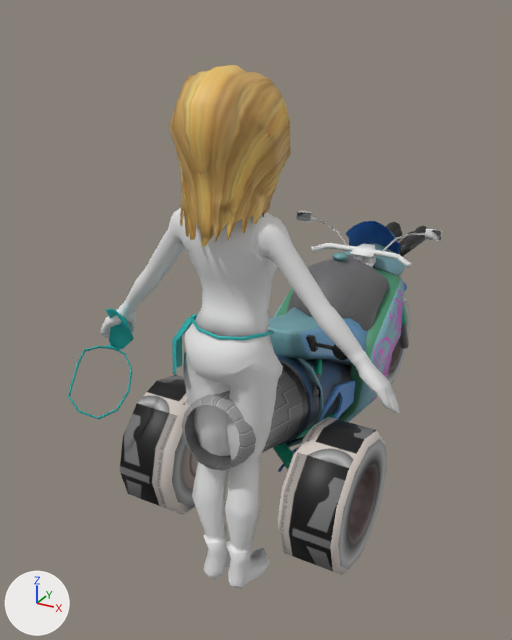
Before and after pictures for a commit that changed the Blender file media/trunk/karts/sara_the_racer/sara_the_racer.blend.
Rendered twice from a camera (50 mm lens) standing at (0.719, -1.695, 1.159) and looking at (-0.163, -0.091, 0.357). Every picture has the same lights, and +X, +Y and +Z are marked at lower left. The first picture is the older version.
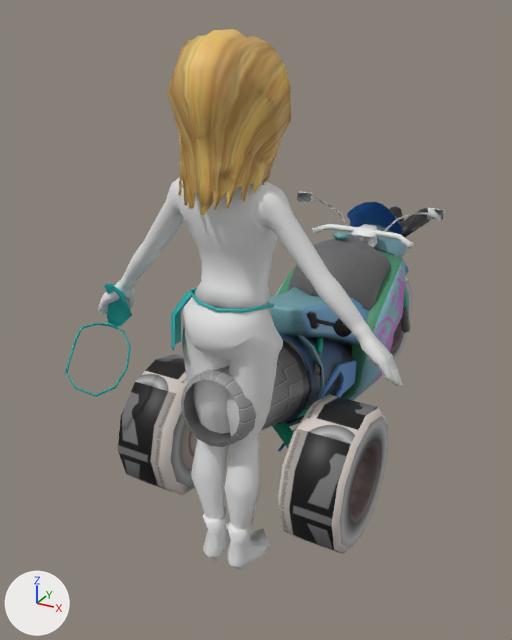
The edits, one by one:
Object 'light_holder' (ob_light_holder) moves from (0.0, 0.453, 0.09) to (0.0, 0.453, 0.151).
Object 'bike' (ob_bike) moves from (0.0, 0.453, 0.09) to (0.0, 0.453, 0.151).
Object 'Circle.005' (ob_circle_005) moves from (0.0, 0.482, 0.097) to (0.0, 0.482, 0.159).
Object 'headlight_2' (ob_headlight_2) moves from (-0.043, 0.479, 0.414) to (-0.043, 0.479, 0.471).
Object 'headlight_1' (ob_headlight_1) moves from (0.043, 0.479, 0.414) to (0.043, 0.479, 0.478).
Object 'Circle.006' (ob_circle_006) moves from (0.0, 0.482, 0.097) to (0.0, 0.482, 0.171).
Object 'Circle.003' (ob_circle_003) moves from (0.144, -0.403, 0.11) to (0.144, -0.403, 0.171).
Object 'Circle.002' (ob_circle_002) moves from (-0.144, -0.403, 0.11) to (-0.144, -0.403, 0.171).
Object 'Circle.004' (ob_circle_004) moves from (0.0, 0.0, 0.0) to (0.0, 0.0, 0.061).
Object 'Circle' (ob_circle) moves from (0.0, 0.0, 0.0) to (0.0, 0.0, 0.061).
Object 'Plane.003' (ob_plane_003) moves from (0.0, 0.0, 0.028) to (0.0, 0.0, 0.089).
Object 'Plane.022' (ob_plane_022) moves from (0.0, 0.0, 0.028) to (0.0, 0.0, 0.089).
Object 'handbar' (ob_handbar) moves from (0.0, 0.0, 0.0) to (0.0, 0.0, 0.061).

Where the change shows, as pixel boxes (x1, y1, x2, y2) in the pictures (512 x 640 px):
'Plane.022', moved: before (100, 207, 400, 590); after (98, 177, 402, 570)
'bike', moved: before (182, 221, 407, 472); after (181, 202, 409, 452)
'Plane.003', moved: before (169, 65, 291, 247); after (167, 29, 291, 215)
'Circle.003', moved: before (277, 417, 386, 575); after (278, 395, 388, 554)
'Circle.002', moved: before (120, 375, 198, 515); after (118, 355, 197, 495)
'handbar', moved: before (297, 211, 442, 268); after (297, 191, 445, 249)
'Circle.004', moved: before (68, 308, 134, 419); after (65, 283, 132, 397)
'Circle', moved: before (172, 314, 274, 375); after (171, 288, 274, 351)
'Circle.005', moved (mostly hidden): before (273, 299, 409, 469); after (272, 283, 410, 448)
'headlight_1', moved: before (332, 226, 427, 360); after (333, 208, 430, 337)
'light_holder', moved: before (345, 243, 405, 276); after (347, 224, 407, 257)
'Circle.006', moved: before (387, 295, 410, 384); after (390, 275, 412, 363)
'headlight_2', moved (mostly hidden): before (386, 222, 403, 241); after (389, 206, 404, 224)
